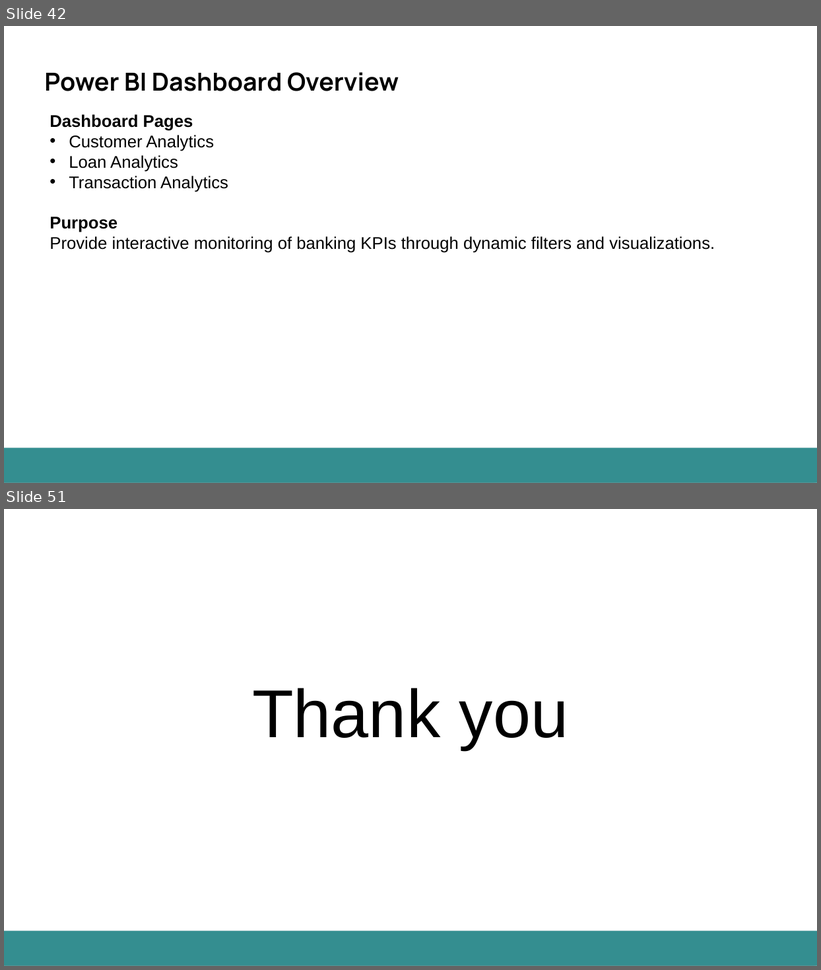
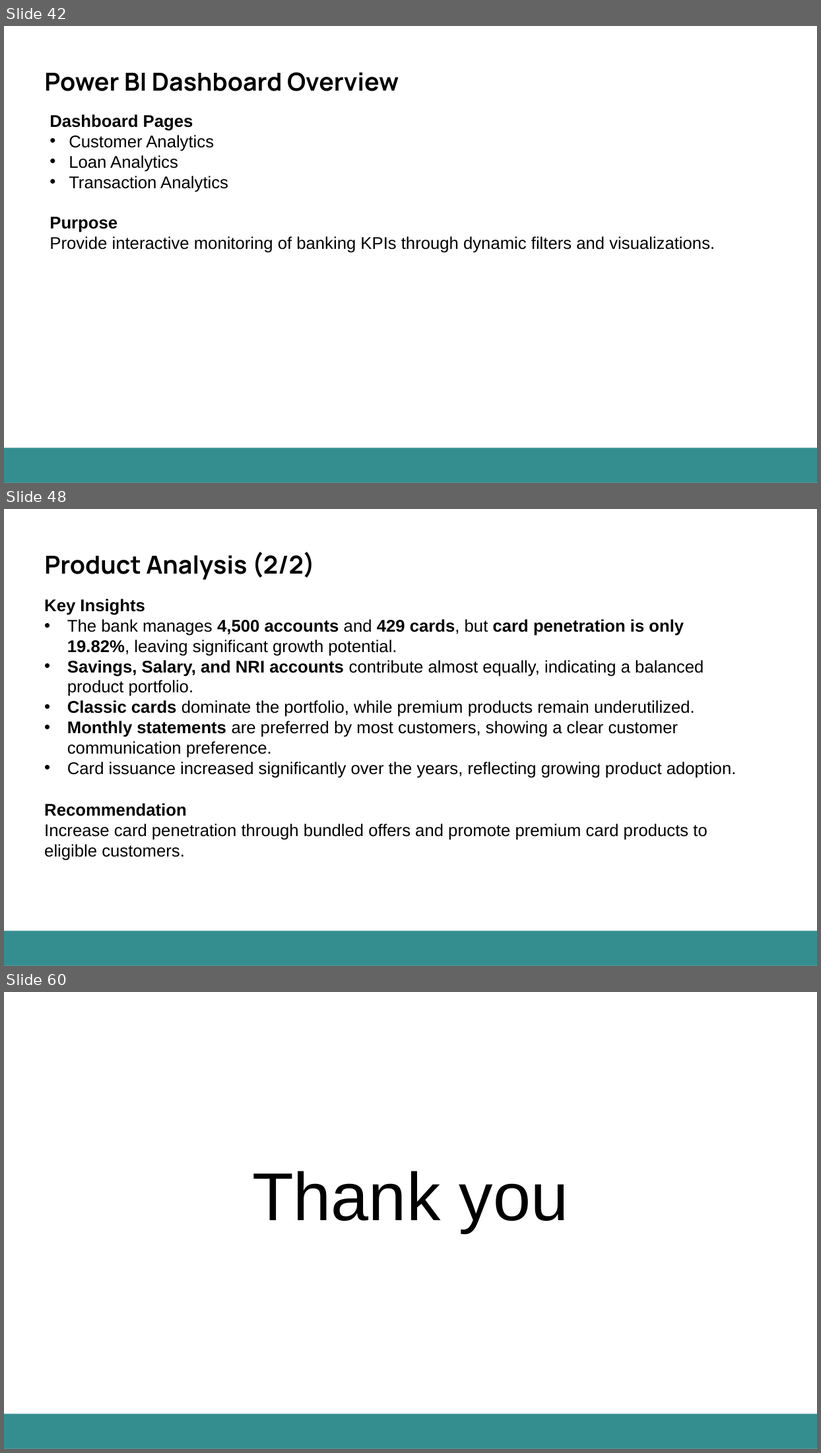
Before and after one commit to itsaakashanalytics-ship-it/CZ-Bank-DATA-Analysis-Project, a slide deck: PRP PROJECT 1 - FINAL PPT.pptx. Shown one above the other, each under a label of ours: slides 42 and 51 before the commit, slides 42, 48 and 60 after it; the slides between them are not shown. The pictures are 821x970 and 821x1453 pixels, drawn with LibreOffice and Linux fonts; fonts in the diff are those of the drawing. Boxes give left, top, right and bottom in pixels: in the first picture for what was removed or moved away, otherwise in the second. Text is boxed around its words. In the diff, an @@ line names an element or a change of style, - is before the commit and + after.

```diff
--- a/PRP PROJECT 1 - FINAL PPT.pptx
+++ b/PRP PROJECT 1 - FINAL PPT.pptx
@@ slide 48 added at (4,509,817,966), background #FFFFFF; not listed: 1 template element that a slide beside it also shows @@
@@ text added at (44,552,315,580), 29.3 pt, text #000000, bold @@
+Product Analysis (2/2)
@@ text added at (44,599,737,778), 20 pt, text #000000 @@
+Key Insights
+• The bank manages 4,500 accounts and 429 cards, but card penetration is only 19.82%, leaving significant growth potential.
+• Savings, Salary, and NRI accounts contribute almost equally, indicating a balanced product portfolio.
+• Classic cards dominate the portfolio, while premium products remain underutilized.
+• Monthly statements are preferred by most customers, showing a clear customer communication preference.
+• Card issuance increased significantly over the years, reflecting growing product adoption.
@@ text added at (44,803,707,861), 20 pt, text #000000 @@
+Recommendation
+Increase card penetration through bundled offers and promote premium card products to eligible customers.
@@ what was slide 51 is now slide 60 @@
```
Also in this commit, not shown: 26 slides changed, 9 other slides added, 1 slide removed, 2 other files.
